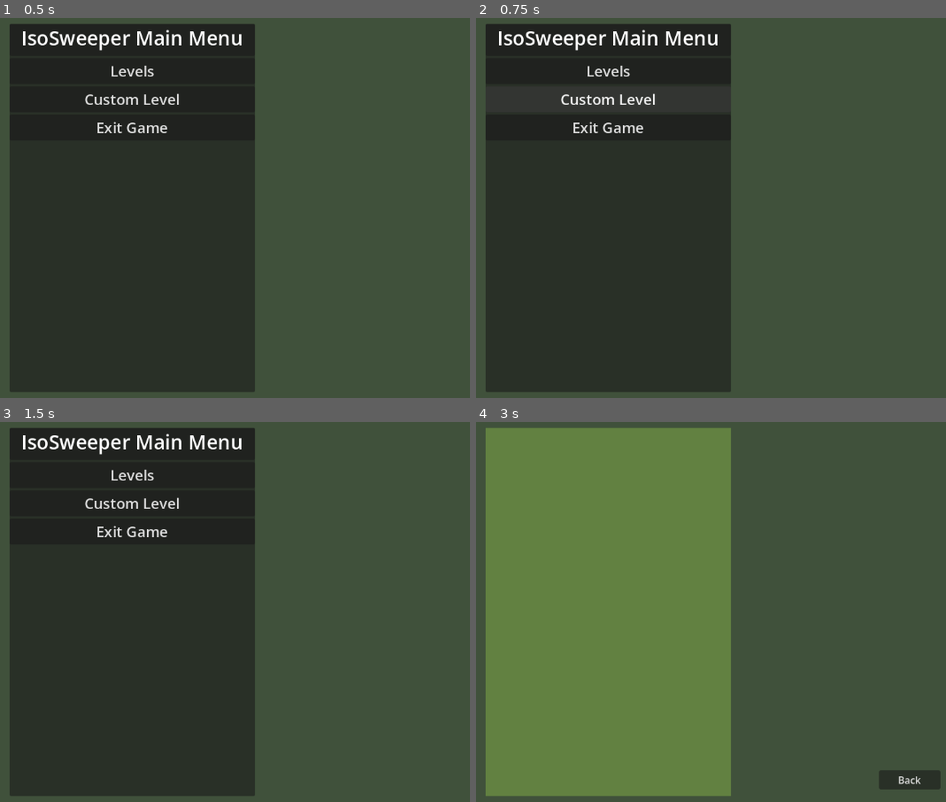
Above: before the commit, frames 1-4 (two rows, left to right).
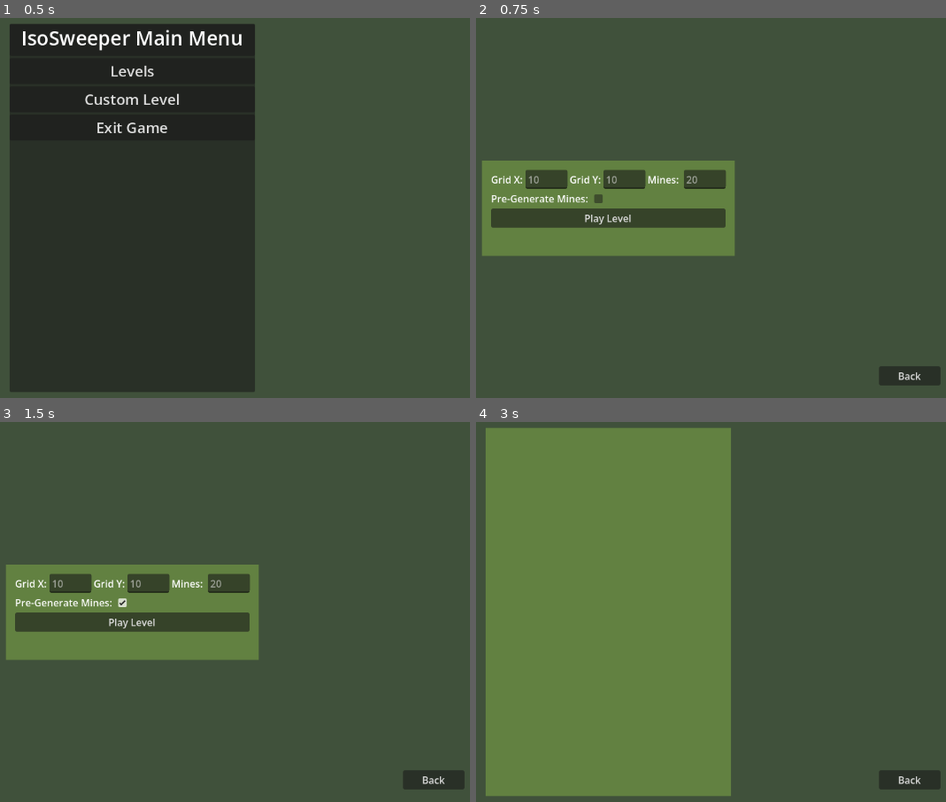
Above: after the commit, the same moments.

Repository: jaFriend/Isosweeper
Game: Godot game, scene res://scenes/main_menu.tscn
Two runs of this game, one before a commit and one after it. Both use one fixed random seed, a clock stepped at 60 frames per second and the inputs below.
Inputs (mouse positions are in pixels of both pictures, inside the frame that each line leads up to):
- Up to frame 1 (0.5 s): no input
- Up to frame 2 (0.75 s): click "Custom Level" at 0.5 s
- Up to frame 3 (1.5 s): click (122, 600) at 1.27 s
- Up to frame 4 (3 s): click (908, 779) at 2 s, where only the run after the commit has a clickable "Back"; click "Levels" at 2.75 s

Frame 1 is identical in both runs. In frame 2, 48% of the frame differs, in the area x 1-99%, y 1-99%; in frame 3, 48%; in frame 4, nothing differs.

Commit message:
Added custom levels

Diff:
--- /dev/null
+++ b/scenes/custom_level.tscn
@@ -0,0 +1,124 @@
+[gd_scene format=3 uid="uid://bhh4i1u3rfj1w"]
+
+[ext_resource type="Script" uid="uid://cngd175eg17ck" path="res://scripts/custom_level.gd" id="1_w1nej"]
+
+[sub_resource type="StyleBoxFlat" id="StyleBoxFlat_r2waq"]
+bg_color = Color(0.2509804, 0.31764707, 0.23137255, 1)
+
+[sub_resource type="StyleBoxFlat" id="StyleBoxFlat_w1nej"]
+bg_color = Color(0.38431373, 0.5058824, 0.25490198, 1)
+
+[node name="CustomLevel" type="Control" unique_id=734283217]
+layout_mode = 3
+anchors_preset = 15
+anchor_right = 1.0
+anchor_bottom = 1.0
+grow_horizontal = 2
+grow_vertical = 2
+script = ExtResource("1_w1nej")
+
+[node name="PanelContainer2" type="PanelContainer" parent="." unique_id=1092009899]
+layout_mode = 1
+anchors_preset = 15
+anchor_right = 1.0
+anchor_bottom = 1.0
+grow_horizontal = 2
+grow_vertical = 2
+theme_override_styles/panel = SubResource("StyleBoxFlat_r2waq")
+
+[node name="PanelContainer" type="PanelContainer" parent="." unique_id=621367800]
+custom_minimum_size = Vector2(400, 155)
+layout_mode = 1
+anchors_preset = 8
+anchor_left = 0.5
+anchor_top = 0.5
+anchor_right = 0.5
+anchor_bottom = 0.5
+offset_left = -125.0
+offset_top = -62.5
+offset_right = 125.0
+offset_bottom = 62.5
+grow_horizontal = 2
+grow_vertical = 2
+theme_override_styles/panel = SubResource("StyleBoxFlat_w1nej")
+
+[node name="MarginContainer" type="MarginContainer" parent="PanelContainer" unique_id=1451934803]
+layout_mode = 2
+theme_override_constants/margin_left = 15
+theme_override_constants/margin_top = 15
+theme_override_constants/margin_right = 15
+theme_override_constants/margin_bottom = 15
+
+[node name="VBoxContainer" type="VBoxContainer" parent="PanelContainer/MarginContainer" unique_id=1659946928]
+layout_mode = 2
+size_flags_vertical = 0
+alignment = 1
+
+[node name="HBoxContainer" type="HBoxContainer" parent="PanelContainer/MarginContainer/VBoxContainer" unique_id=1637258268]
+layout_mode = 2
+
+[node name="Label" type="Label" parent="PanelContainer/MarginContainer/VBoxContainer/HBoxContainer" unique_id=513942772]
+layout_mode = 2
+text = "Grid X:"
+
+[node name="GridXLine" type="LineEdit" parent="PanelContainer/MarginContainer/VBoxContainer/HBoxContainer" unique_id=1355326336]
+layout_mode = 2
+placeholder_text = "10"
+
+[node name="Label2" type="Label" parent="PanelContainer/MarginContainer/VBoxContainer/HBoxContainer" unique_id=812131794]
+layout_mode = 2
+text = "Grid Y:"
+
+[node name="GridYLine" type="LineEdit" parent="PanelContainer/MarginContainer/VBoxContainer/HBoxContainer" unique_id=1829794817]
+layout_mode = 2
+placeholder_text = "10"
+
+[node name="Label3" type="Label" parent="PanelContainer/MarginContainer/VBoxContainer/HBoxContainer" unique_id=1448677721]
+layout_mode = 2
+text = "Mines: "
+
+[node name="MinesLine" type="LineEdit" parent="PanelContainer/MarginContainer/VBoxContainer/HBoxContainer" unique_id=46603695]
+layout_mode = 2
+placeholder_text = "20"
+
+[node name="HBoxContainer2" type="HBoxContainer" parent="PanelContainer/MarginContainer/VBoxContainer" unique_id=1801683785]
+layout_mode = 2
+
+[node name="Label" type="Label" parent="PanelContainer/MarginContainer/VBoxContainer/HBoxContainer2" unique_id=938153606]
+layout_mode = 2
+text = "Pre-Generate Mines:"
+
+[node name="PreGenerateCheck" type="CheckBox" parent="PanelContainer/MarginContainer/VBoxContainer/HBoxContainer2" unique_id=350688651]
+layout_mode = 2
+
+[node name="PlayButton" type="Button" parent="PanelContainer/MarginContainer/VBoxContainer" unique_id=2033298943]
+layout_mode = 2
+text = "Play Level"
+
+[node name="InvalidInput" type="Label" parent="PanelContainer/MarginContainer/VBoxContainer" unique_id=1132355077]
+visible = false
+layout_mode = 2
+theme_override_colors/font_color = Color(0.8288101, 2.7193873e-06, 5.7756904e-07, 1)
+text = "Invalid Input Detected! Change to correct values."
+
+[node name="MarginContainer" type="MarginContainer" parent="." unique_id=15066439]
+layout_mode = 1
+anchors_preset = 3
+anchor_left = 1.0
+anchor_top = 1.0
+anchor_right = 1.0
+anchor_bottom = 1.0
+offset_left = -100.0
+offset_top = -40.0
+grow_horizontal = 0
+grow_vertical = 0
+theme_override_constants/margin_right = 35
+theme_override_constants/margin_bottom = 35
+
+[node name="BackButton" type="Button" parent="MarginContainer" unique_id=1820465147]
+custom_minimum_size = Vector2(100, 0)
+layout_mode = 2
+text = "Back"
+
+[connection signal="pressed" from="PanelContainer/MarginContainer/VBoxContainer/PlayButton" to="." method="_on_play_button_pressed"]
+[connection signal="pressed" from="MarginContainer/BackButton" to="." method="_on_back_button_pressed"]
--- a/scenes/main_menu.tscn
+++ b/scenes/main_menu.tscn
@@ -75,4 +75,5 @@
 text = "Exit Game"
 
 [connection signal="pressed" from="PanelContainer/MarginContainer/VBoxContainer/LevelsButton" to="." method="_on_levels_button_pressed"]
+[connection signal="pressed" from="PanelContainer/MarginContainer/VBoxContainer/CustomLevelButton" to="." method="_on_custom_level_button_pressed"]
 [connection signal="pressed" from="PanelContainer/MarginContainer/VBoxContainer/ExitButton" to="." method="_on_exit_button_pressed"]
--- /dev/null
+++ b/scripts/custom_level.gd
@@ -0,0 +1,29 @@
+extends Control
+
+@onready var grid_x_input: LineEdit = $PanelContainer/MarginContainer/VBoxContainer/HBoxContainer/GridXLine
+@onready var grid_y_input: LineEdit = $PanelContainer/MarginContainer/VBoxContainer/HBoxContainer/GridYLine
+@onready var grid_mines_input: LineEdit = $PanelContainer/MarginContainer/VBoxContainer/HBoxContainer/MinesLine
+@onready var pre_generate_check: CheckBox = $PanelContainer/MarginContainer/VBoxContainer/HBoxContainer2/PreGenerateCheck
+@onready var invalid_input: Label = $PanelContainer/MarginContainer/VBoxContainer/InvalidInput
+
+func _on_play_button_pressed() -> void:
+	var x: int = grid_x_input.text.to_int()
+	var y: int = grid_y_input.text.to_int()
+	var mines: int = grid_mines_input.text.to_int()
+	var pre_generate: bool = pre_generate_check.button_pressed
+	if x <= 0 or y <= 0 or mines <= 0:
+		invalid_input.visible = true
+		return
+	elif x * y <= mines:
+		invalid_input.visible = true
+		return
+
+	var level_info: LevelInfo = LevelInfo.new()
+	level_info.x = x
+	level_info.y = y
+	level_info.mines = mines
+	level_info.pre_generate = pre_generate
+	LevelManager.load_custom_level(level_info)
+
+func _on_back_button_pressed() -> void:
+	SceneManager.transition("res://scenes/main_menu.tscn")
--- a/scripts/level.gd
+++ b/scripts/level.gd
@@ -20,12 +20,11 @@
 var mines_left: int
 
 func load_level() -> void:
-	if LevelManager.idx != -1:
-		var level_info: LevelInfo = LevelManager.get_level()
-		self.width = level_info.x
-		self.height = level_info.y
-		self.mines = level_info.mines
-		self.pre_generate = level_info.pre_generate
+	var level_info: LevelInfo = LevelManager.get_level()
+	self.width = level_info.x
+	self.height = level_info.y
+	self.mines = level_info.mines
+	self.pre_generate = level_info.pre_generate
 
 func _ready() -> void:
 	load_level()
@@ -128,7 +127,10 @@
 	_exit_game()
 
 func _exit_game() -> void:
-	SceneManager.transition("res://scenes/level_menu.tscn")
+	if LevelManager.idx == -1:
+		SceneManager.transition("res://scenes/custom_level.tscn")
+	else:
+		SceneManager.transition("res://scenes/level_menu.tscn")
 
 func _resume_game() -> void:
 	pause_menu_state = false
--- a/scripts/level_manager.gd
+++ b/scripts/level_manager.gd
@@ -4,15 +4,20 @@
 var idx: int
 var completed_levels: int
 var level_completed: bool = 0
+var custom_level_info: LevelInfo
 
 func _ready() -> void:
 	open_levels()
 
 func win() -> void:
+	if self.idx == -1:
+		return
 	self.level_completed = true
 	self.unlock_level()
 
 func lose() -> void:
+	if self.idx == -1:
+		return
 	self.level_completed = false
 
 func load_level(index: int) -> void:
@@ -26,6 +31,8 @@
 		LevelManager.completed_levels += 1
 
 func get_level() -> LevelInfo:
+	if self.idx == -1:
+		return custom_level_info
 	return levels[idx]
 
 func open_levels() -> bool:
@@ -40,3 +47,8 @@
 
 	self.levels.assign(unpacked_data)
 	return true
+
+func load_custom_level(level_info: LevelInfo) -> void:
+	self.custom_level_info = level_info
+	self.idx = -1
+	SceneManager.transition("res://scenes/level.tscn")
--- a/scripts/main_menu.gd
+++ b/scripts/main_menu.gd
@@ -4,6 +4,8 @@
 func _on_levels_button_pressed() -> void:
 	SceneManager.transition("res://scenes/level_menu.tscn")
 
+func _on_custom_level_button_pressed() -> void:
+	SceneManager.transition("res://scenes/custom_level.tscn")
 
 func _on_exit_button_pressed() -> void:
 	get_tree().root.propagate_notification(NOTIFICATION_WM_CLOSE_REQUEST)
Not shown, added: scripts/custom_level.gd.uid
